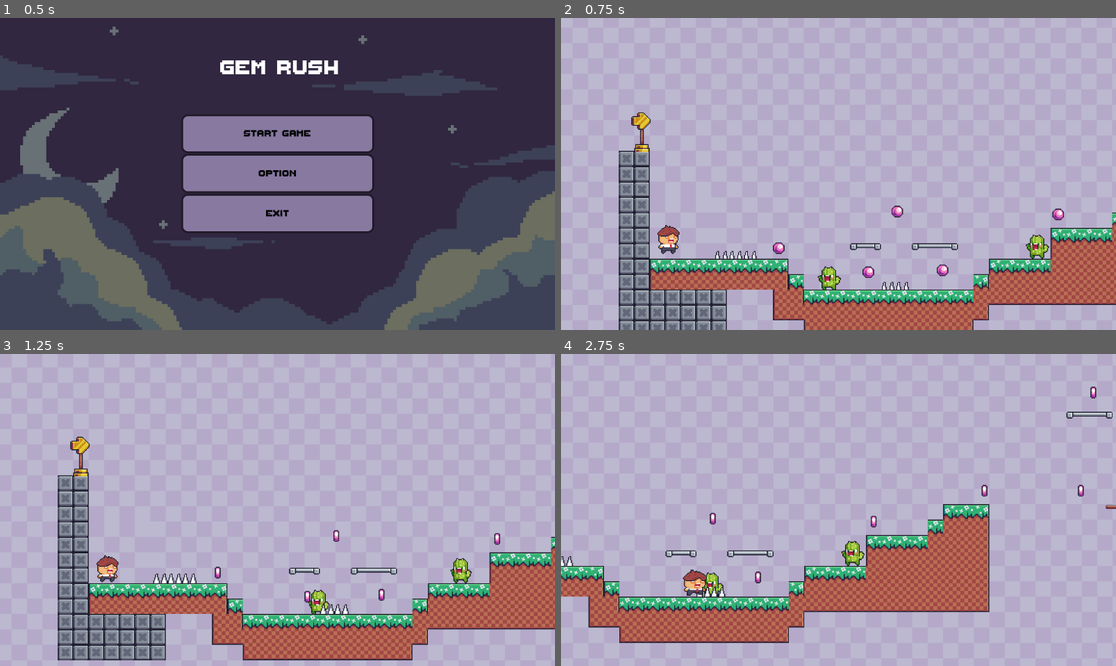
Above: before the commit, frames 1-4 (two rows, left to right).
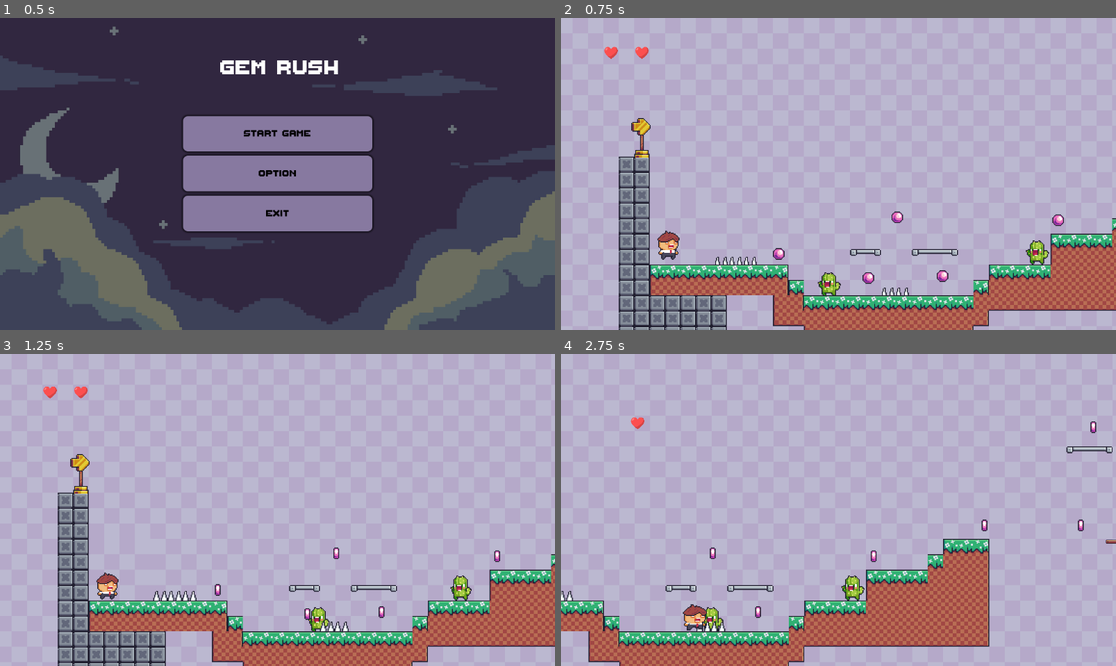
Above: after the commit, the same moments.

Repository: kriselda-web/krizzy-foru
Game: Godot game, scene res://scenes/main_menu.tscn
Two runs of this game, one before a commit and one after it. Both use one fixed random seed, a clock stepped at 60 frames per second and the inputs below.
Inputs:
- Up to frame 1 (0.5 s): no input
- Up to frame 2 (0.75 s): click "Start Game" at 0.5 s
- Up to frame 3 (1.25 s): no input
- Up to frame 4 (2.75 s): hold Right (Right) from 1.28 s (still down); tap Space (jump) at 1.52, 2.27 s

Frame 1 is identical in both runs. In frame 2, 14% of the frame differs, in the area x 7-100%, y 9-100%; in frame 3, 19%; in frame 4, 23%, in the area x 0-100%, y 10-100%.

Commit message:
lives addded

Diff:
--- a/project.godot
+++ b/project.godot
@@ -18,6 +18,7 @@
 [autoload]
 
 Music="*res://scenes/music.tscn"
+Livescounter="*res://scripts/Livescounter.gd"
 
 [input]
 
--- a/scenes/game.tscn
+++ b/scenes/game.tscn
@@ -11,6 +11,7 @@
 [ext_resource type="PackedScene" uid="uid://dj3ylinnuql0a" path="res://scenes/enemy.tscn" id="9_0tnpc"]
 [ext_resource type="PackedScene" uid="uid://ddusa5fnaep4k" path="res://scenes/trap.tscn" id="10_vtaks"]
 [ext_resource type="PackedScene" uid="uid://b8uwai0hskbkv" path="res://scenes/arrow.tscn" id="11_kvpfn"]
+[ext_resource type="PackedScene" uid="uid://uowf74bptas8" path="res://scenes/lives.tscn" id="12_dinhu"]
 
 [sub_resource type="SystemFont" id="SystemFont_gee14"]
 
@@ -288,6 +289,21 @@
 &"moveup": SubResource("Animation_p57ef")
 }
 
+[sub_resource type="Animation" id="Animation_vtaks"]
+length = 0.001
+tracks/0/type = "value"
+tracks/0/imported = false
+tracks/0/enabled = true
+tracks/0/path = NodePath(".:position")
+tracks/0/interp = 1
+tracks/0/loop_wrap = true
+tracks/0/keys = {
+"times": PackedFloat32Array(0),
+"transitions": PackedFloat32Array(1),
+"update": 0,
+"values": [Vector2(344, -8)]
+}
+
 [sub_resource type="Animation" id="Animation_0tnpc"]
 resource_name = "move"
 loop_mode = 2
@@ -302,21 +318,6 @@
 "transitions": PackedFloat32Array(1, 1),
 "update": 0,
 "values": [Vector2(344, -8), Vector2(312, -8)]
-}
-
-[sub_resource type="Animation" id="Animation_vtaks"]
-length = 0.001
-tracks/0/type = "value"
-tracks/0/imported = false
-tracks/0/enabled = true
-tracks/0/path = NodePath(".:position")
-tracks/0/interp = 1
-tracks/0/loop_wrap = true
-tracks/0/keys = {
-"times": PackedFloat32Array(0),
-"transitions": PackedFloat32Array(1),
-"update": 0,
-"values": [Vector2(344, -8)]
 }
 
 [sub_resource type="AnimationLibrary" id="AnimationLibrary_kvpfn"]
@@ -325,6 +326,21 @@
 &"move": SubResource("Animation_0tnpc")
 }
 
+[sub_resource type="Animation" id="Animation_dinhu"]
+length = 0.001
+tracks/0/type = "value"
+tracks/0/imported = false
+tracks/0/enabled = true
+tracks/0/path = NodePath(".:position")
+tracks/0/interp = 1
+tracks/0/loop_wrap = true
+tracks/0/keys = {
+"times": PackedFloat32Array(0),
+"transitions": PackedFloat32Array(1),
+"update": 0,
+"values": [Vector2(105, 25)]
+}
+
 [sub_resource type="Animation" id="Animation_kvpfn"]
 resource_name = "move"
 length = 1.5
@@ -342,27 +358,27 @@
 "values": [Vector2(105, 25), Vector2(262, 25)]
 }
 
-[sub_resource type="Animation" id="Animation_dinhu"]
-length = 0.001
-tracks/0/type = "value"
-tracks/0/imported = false
-tracks/0/enabled = true
-tracks/0/path = NodePath(".:position")
-tracks/0/interp = 1
-tracks/0/loop_wrap = true
-tracks/0/keys = {
-"times": PackedFloat32Array(0),
-"transitions": PackedFloat32Array(1),
-"update": 0,
-"values": [Vector2(105, 25)]
-}
-
 [sub_resource type="AnimationLibrary" id="AnimationLibrary_kvuet"]
 _data = {
 &"RESET": SubResource("Animation_dinhu"),
 &"move": SubResource("Animation_kvpfn")
 }
 
+[sub_resource type="Animation" id="Animation_ca42v"]
+length = 0.001
+tracks/0/type = "value"
+tracks/0/imported = false
+tracks/0/enabled = true
+tracks/0/path = NodePath(".:position")
+tracks/0/interp = 1
+tracks/0/loop_wrap = true
+tracks/0/keys = {
+"times": PackedFloat32Array(0),
+"transitions": PackedFloat32Array(1),
+"update": 0,
+"values": [Vector2(1577, -150)]
+}
+
 [sub_resource type="Animation" id="Animation_ir15t"]
 resource_name = "move"
 length = 2.0
@@ -380,27 +396,27 @@
 "values": [Vector2(1577, -150), Vector2(1670, -150)]
 }
 
-[sub_resource type="Animation" id="Animation_ca42v"]
-length = 0.001
-tracks/0/type = "value"
-tracks/0/imported = false
-tracks/0/enabled = true
-tracks/0/path = NodePath(".:position")
-tracks/0/interp = 1
-tracks/0/loop_wrap = true
-tracks/0/keys = {
-"times": PackedFloat32Array(0),
-"transitions": PackedFloat32Array(1),
-"update": 0,
-"values": [Vector2(1577, -150)]
-}
-
 [sub_resource type="AnimationLibrary" id="AnimationLibrary_rysoc"]
 _data = {
 &"RESET": SubResource("Animation_ca42v"),
 &"move": SubResource("Animation_ir15t")
 }
 
+[sub_resource type="Animation" id="Animation_trtic"]
+length = 0.001
+tracks/0/type = "value"
+tracks/0/imported = false
+tracks/0/enabled = true
+tracks/0/path = NodePath(".:position")
+tracks/0/interp = 1
+tracks/0/loop_wrap = true
+tracks/0/keys = {
+"times": PackedFloat32Array(0),
+"transitions": PackedFloat32Array(1),
+"update": 0,
+"values": [Vector2(1304, -168)]
+}
+
 [sub_resource type="Animation" id="Animation_kvuet"]
 resource_name = "move"
 length = 2.0
@@ -418,27 +434,27 @@
 "values": [Vector2(1304, -168), Vector2(1202, -168)]
 }
 
-[sub_resource type="Animation" id="Animation_trtic"]
-length = 0.001
-tracks/0/type = "value"
-tracks/0/imported = false
-tracks/0/enabled = true
-tracks/0/path = NodePath(".:position")
-tracks/0/interp = 1
-tracks/0/loop_wrap = true
-tracks/0/keys = {
-"times": PackedFloat32Array(0),
-"transitions": PackedFloat32Array(1),
-"update": 0,
-"values": [Vector2(1304, -168)]
-}
-
 [sub_resource type="AnimationLibrary" id="AnimationLibrary_ir15t"]
 _data = {
 &"RESET": SubResource("Animation_trtic"),
 &"move": SubResource("Animation_kvuet")
 }
 
+[sub_resource type="Animation" id="Animation_ssvqc"]
+length = 0.001
+tracks/0/type = "value"
+tracks/0/imported = false
+tracks/0/enabled = true
+tracks/0/path = NodePath(".:position")
+tracks/0/interp = 1
+tracks/0/loop_wrap = true
+tracks/0/keys = {
+"times": PackedFloat32Array(0),
+"transitions": PackedFloat32Array(1),
+"update": 0,
+"values": [Vector2(1688, -152)]
+}
+
 [sub_resource type="Animation" id="Animation_rysoc"]
 resource_name = "move"
 length = 2.0
@@ -456,27 +472,27 @@
 "values": [Vector2(1688, -152), Vector2(1784, -152)]
 }
 
-[sub_resource type="Animation" id="Animation_ssvqc"]
-length = 0.001
-tracks/0/type = "value"
-tracks/0/imported = false
-tracks/0/enabled = true
-tracks/0/path = NodePath(".:position")
-tracks/0/interp = 1
-tracks/0/loop_wrap = true
-tracks/0/keys = {
-"times": PackedFloat32Array(0),
-"transitions": PackedFloat32Array(1),
-"update": 0,
-"values": [Vector2(1688, -152)]
-}
-
 [sub_resource type="AnimationLibrary" id="AnimationLibrary_264po"]
 _data = {
 &"RESET": SubResource("Animation_ssvqc"),
 &"move": SubResource("Animation_rysoc")
 }
 
+[sub_resource type="Animation" id="Animation_1kice"]
+length = 0.001
+tracks/0/type = "value"
+tracks/0/imported = false
+tracks/0/enabled = true
+tracks/0/path = NodePath(".:position")
+tracks/0/interp = 1
+tracks/0/loop_wrap = true
+tracks/0/keys = {
+"times": PackedFloat32Array(0),
+"transitions": PackedFloat32Array(1),
+"update": 0,
+"values": [Vector2(933, -72)]
+}
+
 [sub_resource type="Animation" id="Animation_264po"]
 resource_name = "move"
 length = 1.5
@@ -492,21 +508,6 @@
 "transitions": PackedFloat32Array(1, 1),
 "update": 0,
 "values": [Vector2(933, -72), Vector2(842, -72)]
-}
-
-[sub_resource type="Animation" id="Animation_1kice"]
-length = 0.001
-tracks/0/type = "value"
-tracks/0/imported = false
-tracks/0/enabled = true
-tracks/0/path = NodePath(".:position")
-tracks/0/interp = 1
-tracks/0/loop_wrap = true
-tracks/0/keys = {
-"times": PackedFloat32Array(0),
-"transitions": PackedFloat32Array(1),
-"update": 0,
-"values": [Vector2(933, -72)]
 }
 
 [sub_resource type="AnimationLibrary" id="AnimationLibrary_5newe"]
@@ -547,8 +548,14 @@
 [node name="Camera2D" type="Camera2D" parent="Player"]
 position = Vector2(177, -58)
 zoom = Vector2(2, 2)
-limit_bottom = 120
+limit_left = -9999796
+limit_top = -10000036
+limit_right = 10000204
+limit_bottom = 84
 position_smoothing_enabled = true
+
+[node name="Lives" parent="Player/Camera2D" instance=ExtResource("12_dinhu")]
+position = Vector2(-252, -61)
 
 [node name="Killzone" parent="." instance=ExtResource("6_p57ef")]
 
--- /dev/null
+++ b/scenes/lives.gd
@@ -0,0 +1,22 @@
+extends Node2D
+
+@onready var life3 = $Live3
+@onready var life2 = $Live2
+@onready var life1 = $Live1
+
+var game_over_triggered := false
+
+func _ready() -> void:
+	update_lives()
+
+func _physics_process(delta: float) -> void:
+	update_lives()
+
+func update_lives() -> void:
+	life3.visible = Livescounter.lives >= 3
+	life2.visible = Livescounter.lives >= 26
+	life1.visible = Livescounter.lives >= 1
+
+	if Livescounter.lives <= 0 and not game_over_triggered:
+		game_over_triggered = true
+		get_tree().change_scene_to_file("res://game_over.tscn")
--- /dev/null
+++ b/scenes/lives.tscn
@@ -0,0 +1,22 @@
+[gd_scene load_steps=3 format=3 uid="uid://uowf74bptas8"]
+
+[ext_resource type="Script" uid="uid://bt2big86g3irc" path="res://scenes/lives.gd" id="1_naohr"]
+[ext_resource type="Texture2D" uid="uid://ct05vvkryq4i5" path="res://scenes/heart.png" id="2_h857v"]
+
+[node name="Lives" type="Node2D"]
+script = ExtResource("1_naohr")
+
+[node name="Live1" type="Sprite2D" parent="."]
+position = Vector2(16, -80)
+scale = Vector2(0.031249998, 0.031250007)
+texture = ExtResource("2_h857v")
+
+[node name="Live2" type="Sprite2D" parent="."]
+position = Vector2(31.999998, -80)
+scale = Vector2(0.031250007, 0.031250007)
+texture = ExtResource("2_h857v")
+
+[node name="Live3" type="Sprite2D" parent="."]
+position = Vector2(48, -80)
+scale = Vector2(0.031250015, 0.031249994)
+texture = ExtResource("2_h857v")
--- /dev/null
+++ b/scripts/Livescounter.gd
@@ -0,0 +1,9 @@
+extends Node
+
+var lives: int = 3
+
+func reset_lives():
+	lives = 3
+
+func lose_life():
+	lives -= 1
--- a/scripts/killzone.gd
+++ b/scripts/killzone.gd
@@ -4,9 +4,10 @@
 
 
 func _on_body_entered(body: Node2D) -> void:
-	print("You Died!")
-	timer.start()
-
+	if body.name == "Player":
+		$CollisionShape2D.disabled = true
+		Livescounter.lose_life()
+		timer.start()
 
 func _on_timer_timeout() -> void:
 	get_tree().reload_current_scene()
Not shown: 1 places in scenes/game.tscn that only renumber resources
Binary file added: scenes/heart.png
Not shown, added: scenes/heart.png.import
Not shown, added: scenes/lives.gd.uid
Not shown, added: scripts/Livescounter.gd.uid
